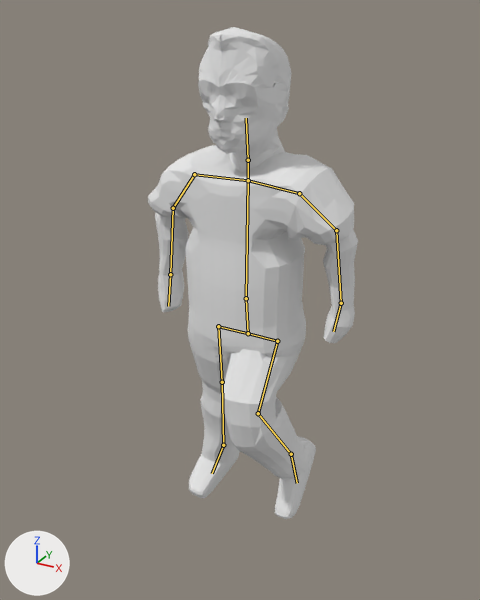
The Blender file blend/logan.blend: old version first, new version second.
Camera for both pictures: a camera (50 mm lens) standing at (16.5, -30.7, 30.3) and looking at (-0.1, -0.5, 15.2). The lights are fixed; the arrows at lower left show +X, +Y and +Z. Both versions are drawn at the pose saved in each file; the numbers are the values there. The bones that bend it are drawn over the model as lines.

Names of what the first picture shows: 'logan'.
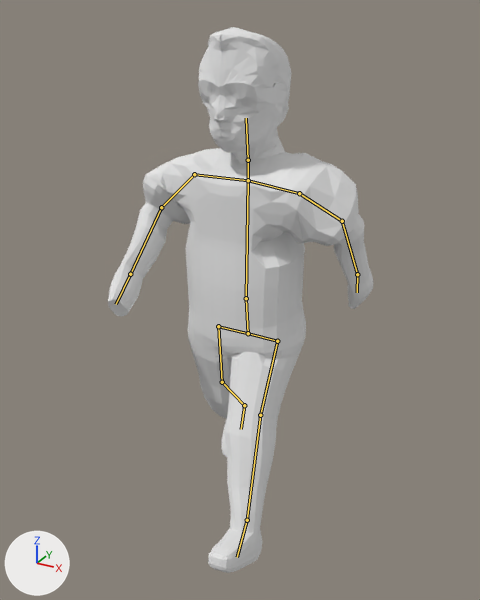
Pixel boxes [x1, y1, x2, y2] of what changed, in the pictures (480 x 600 px):
'logan', posed (26% wider, 11% taller)
    before: [148, 27, 358, 519]
    after: [108, 27, 373, 573]
bone 'Ombro_e', root to tip
    before: (299, 193) to (336, 230)
    after: (299, 193) to (342, 221)
bone 'Ante_e', root to tip
    before: (336, 230) to (341, 303)
    after: (342, 221) to (357, 274)
bone 'Mao_e', root to tip
    before: (341, 303) to (333, 331)
    after: (357, 274) to (357, 292)
bone 'Ombro_d', root to tip
    before: (194, 174) to (173, 208)
    after: (194, 174) to (161, 207)
bone 'Ante_d', root to tip
    before: (173, 208) to (170, 274)
    after: (161, 207) to (130, 274)
bone 'Coxa_e', root to tip
    before: (277, 341) to (258, 413)
    after: (277, 341) to (260, 415)
bone 'Perna_e', root to tip
    before: (258, 413) to (291, 454)
    after: (260, 415) to (247, 520)
bone 'Pe_e', root to tip
    before: (291, 454) to (297, 483)
    after: (247, 520) to (237, 557)
bone 'Perna_d', root to tip
    before: (222, 382) to (223, 445)
    after: (222, 382) to (244, 405)

What the commit changed:
Bone 'Ombro_e' (bone_ombro_e) turns from (8, 9, 46) to (26, 26, 51) degrees about its own x, y and z.
Bone 'Ante_e' (bone_ante_e) turns from (-9, -1, 40) to (-7, -1, 40) degrees about its own x, y and z.
Bone 'Mao_e' (bone_mao_e) turns from (-14, 2, 0) to (1, 0, 0) degrees about its own x, y and z.
Bone 'Ombro_d' (bone_ombro_d) turns from (1, 0, -45) to (-26, 18, -50) degrees about its own x, y and z.
Bone 'Ante_d' (bone_ante_d) turns from (-1, 0, -40) to (-9, 1, -40) degrees about its own x, y and z.
Bone 'Coxa_e' (bone_coxa_e) turns from (-39, -7, -11) to (-34, -6, -10) degrees about its own x, y and z.
Bone 'Perna_e' (bone_perna_e) turns from (-30, -10, -59) to (0, 0, 0) degrees about its own x, y and z.
Bone 'Pe_e' (bone_pe_e) turns from (-8, 3, 6) to (0, 0, 0) degrees about its own x, y and z.
Bone 'Perna_d' (bone_perna_d) turns from (7, 2, -10) to (-12, 0, 18) degrees about its own x, y and z.
